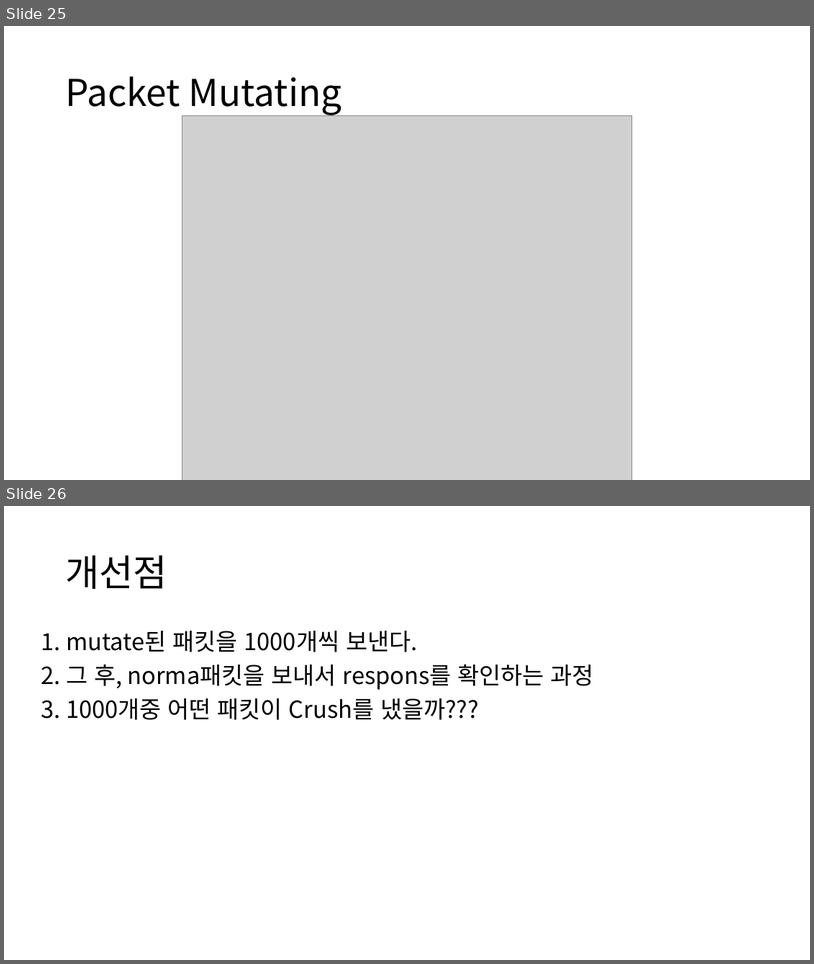
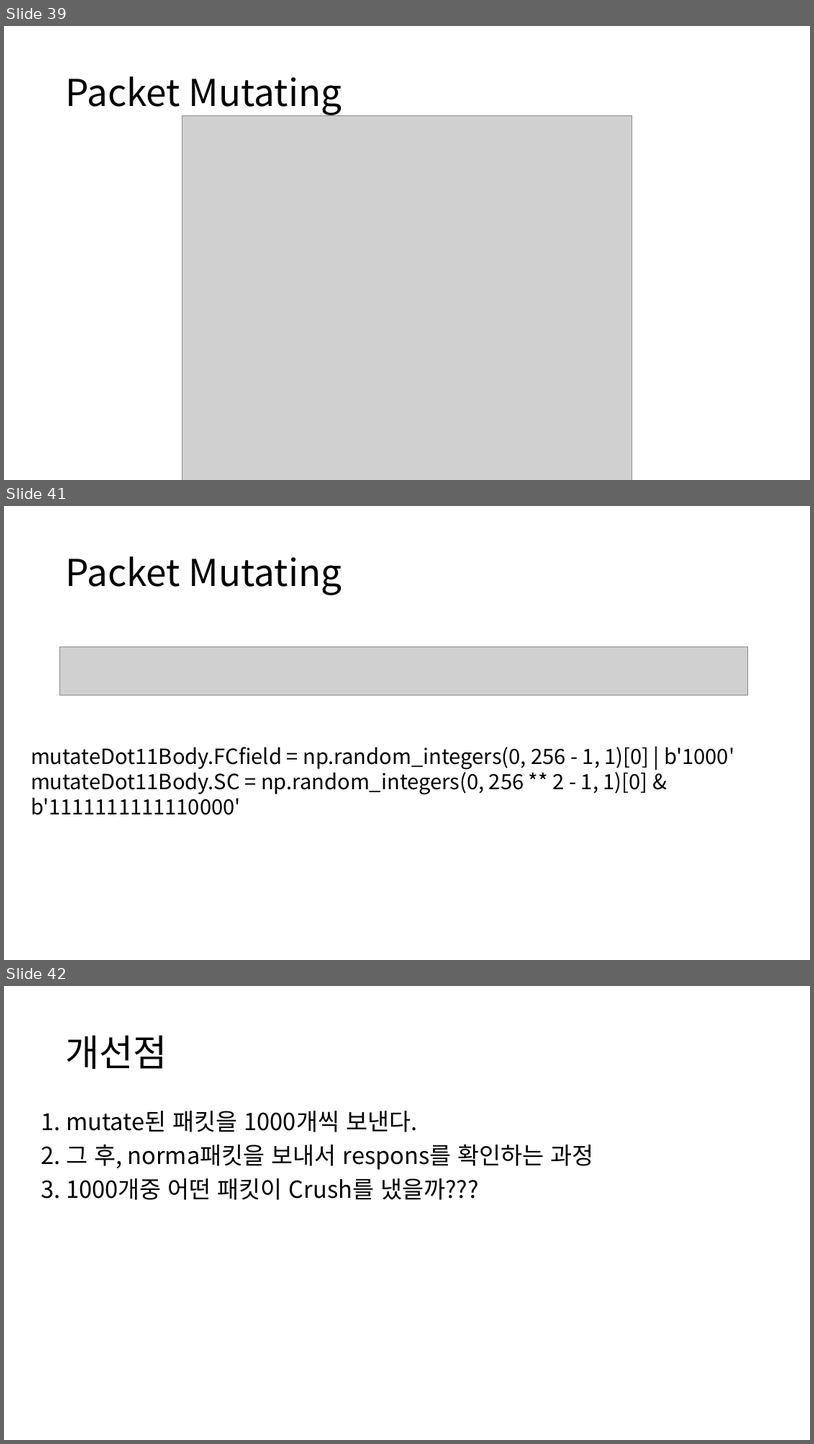
Before and after one commit to gunwooKim-Korea/network-fuzzer, a slide deck: networkfuzzer/Network fuzzer.pptx. Shown one above the other, each under a label of ours: slides 25 and 26 before the commit, slides 39, 41 and 42 after it; the slides between them are not shown. The pictures are 814x964 and 814x1444 pixels, drawn with LibreOffice and Linux fonts; fonts in the diff are those of the drawing; grey boxes stand for pictures. Boxes give left, top, right and bottom in pixels: in the first picture for what was removed or moved away, otherwise in the second. Text is boxed around its words. In the diff, an @@ line names an element or a change of style, - is before the commit and + after.

```diff
--- a/networkfuzzer/Network fuzzer.pptx
+++ b/networkfuzzer/Network fuzzer.pptx
@@ slide 41 added at <box>4,506,810,960</box>, background #FFFFFF @@
@@ title added at <box>65,556,342,595</box>, 44 pt, text #000000 @@
+Packet Mutating
@@ picture added at <box>59,647,748,695</box> @@
@@ text added at <box>31,746,735,815</box>, 25 pt, text #000000 @@
+mutateDot11Body.FCfield = np.random_integers(0, 256 - 1, 1)[0] | b'1000'
+mutateDot11Body.SC = np.random_integers(0, 256 ** 2 - 1, 1)[0] & b'1111111111110000'
@@ what was slide 25 is now slide 39 @@
@@ what was slide 26 is now slide 42 @@
```
Also in this commit, not shown: 2 slides changed, 19 other slides added.
